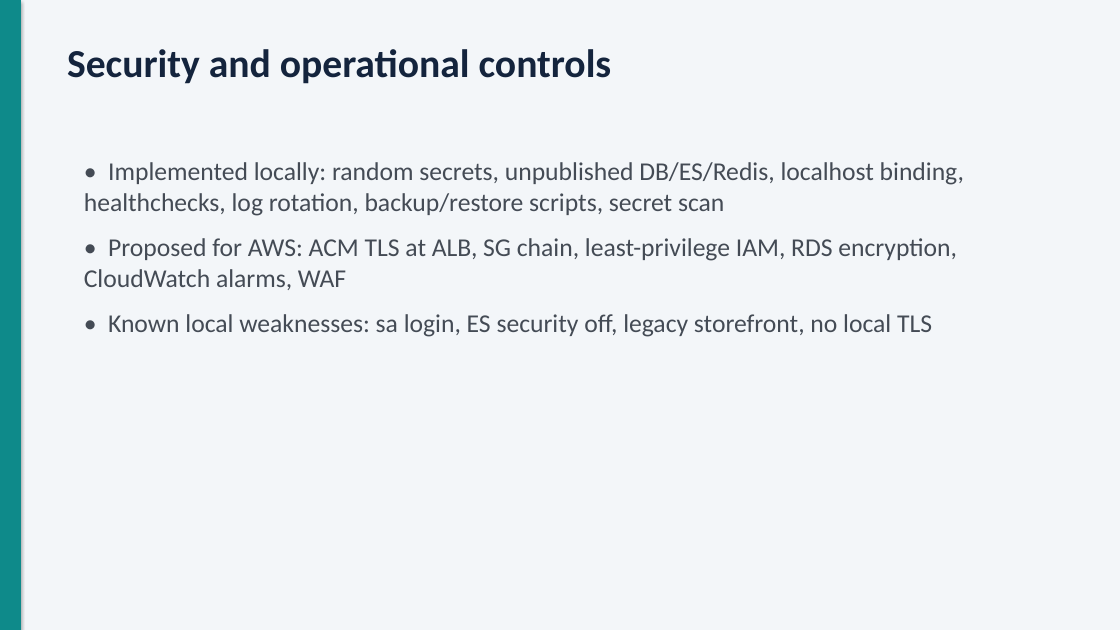
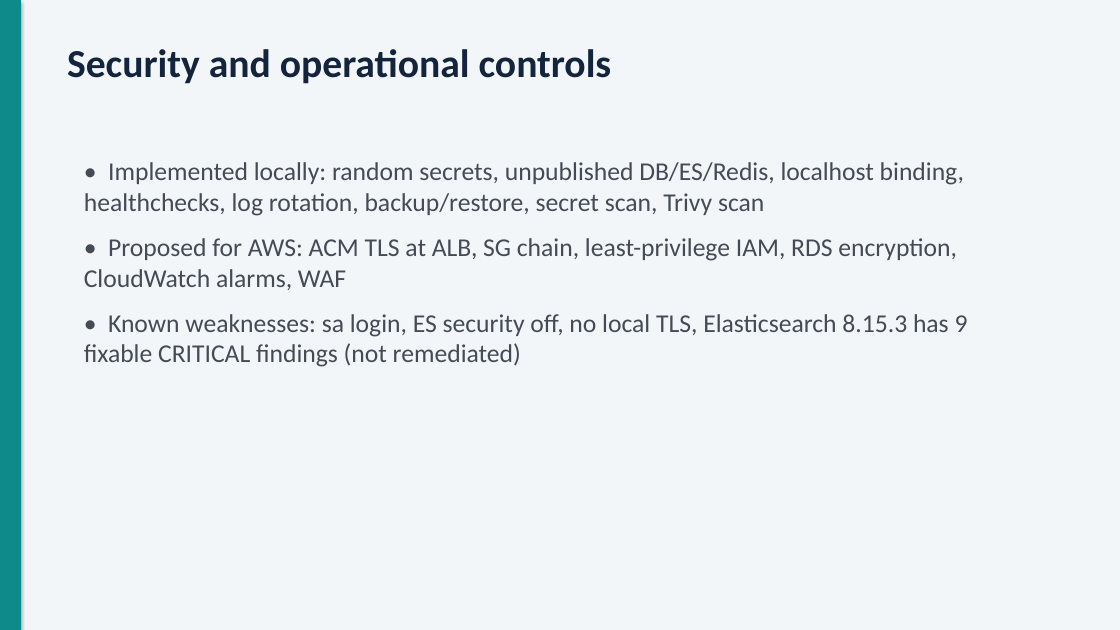
Before and after one commit to adarsh0331/Project_29_Virto_e-commerce, a slide deck: slide 6 of docs/presentation/Virto-AWS-DevOps-presentation.pptx. Drawn at 1120x630 pixels with LibreOffice and Linux fonts; fonts in the diff are those of the drawing. Boxes give left, top, right and bottom in pixels: in the first picture for what was removed or moved away, otherwise in the second. Text is boxed around its words. In the diff, an @@ line names an element or a change of style, - is before the commit and + after.

Commit message:
docs: update presentation with the real run, incident and findings

```diff
--- a/docs/presentation/Virto-AWS-DevOps-presentation.pptx
+++ b/docs/presentation/Virto-AWS-DevOps-presentation.pptx
@@ text at (x1=84, y1=162, x2=964, y2=216): text changed @@
-• Implemented locally: random secrets, unpublished DB/ES/Redis, localhost binding, healthchecks, log rotation, backup/restore scripts, secret scan
+• Implemented locally: random secrets, unpublished DB/ES/Redis, localhost binding, healthchecks, log rotation, backup/restore, secret scan, Trivy scan
@@ text at (x1=84, y1=314, x2=968, y2=367): text changed @@
-• Known local weaknesses: sa login, ES security off, legacy storefront, no local TLS
+• Known weaknesses: sa login, ES security off, no local TLS, Elasticsearch 8.15.3 has 9 fixable CRITICAL findings (not remediated)
```
Also in this commit, not shown: 8 other slides changed.
